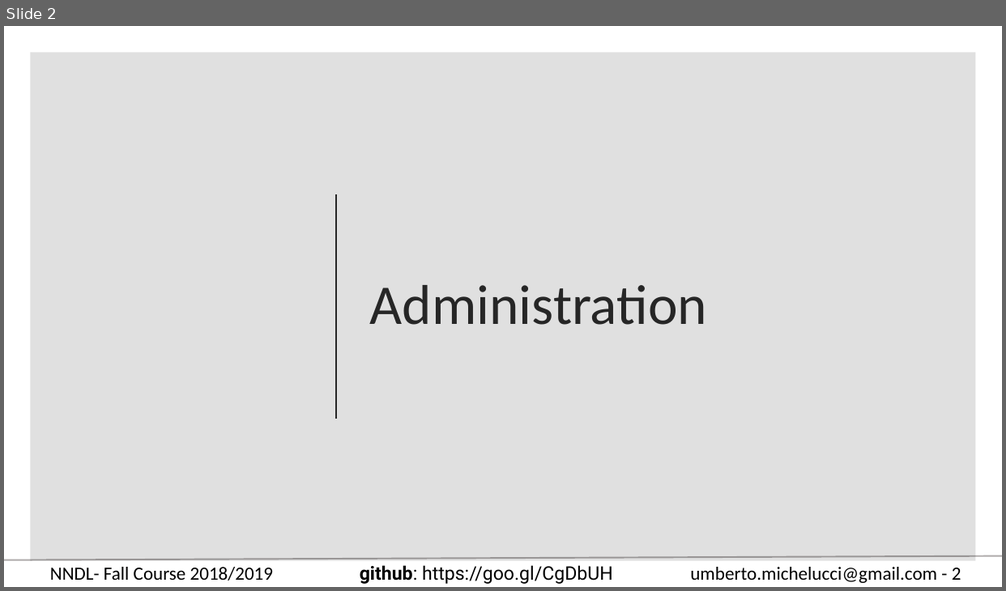
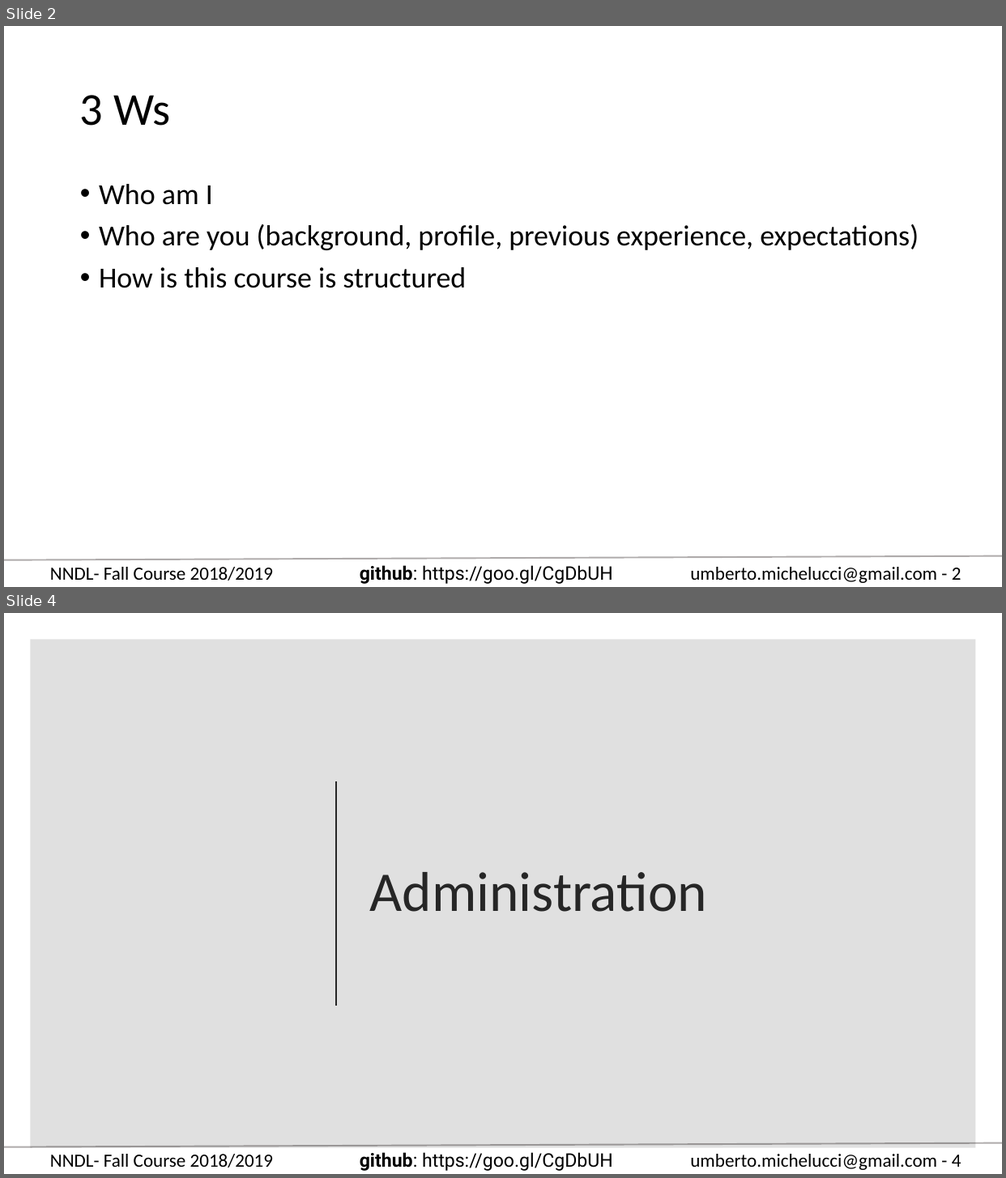
Before and after one commit to toelt-llc/COURSE-zhaw-dlcourse-spring2019, a slide deck: Week 1 - Mathematic introduction/NNDL - Fall 18 Week 1 - Administration and basics.pptx. Shown one above the other, each under a label of ours: slide 2 before the commit, slides 2 and 4 after it; the slides between them are not shown. The pictures are 1006x591 and 1006x1178 pixels, drawn with LibreOffice and Linux fonts; fonts in the diff are those of the drawing. Boxes give left, top, right and bottom in pixels: in the first picture for what was removed or moved away, otherwise in the second. Text is boxed around its words. In the diff, an @@ line names an element or a change of style, - is before the commit and + after.

```diff
--- a/Week 1 - Mathematic introduction/NNDL - Fall 18 Week 1 - Administration and basics.pptx
+++ b/Week 1 - Mathematic introduction/NNDL - Fall 18 Week 1 - Administration and basics.pptx
@@ slide 2 added at [4,26,1002,587], background #FFFFFF; not listed: 4 template elements that a slide beside it also shows @@
@@ title added at [80,95,170,126], 44 pt, text #000000 @@
+3 Ws
@@ text added at [99,184,918,288], 28 pt, text #000000 @@
+• Who am I
+• Who are you (background, profile, previous experience, expectations)
+• How is this course is structured
@@ what was slide 2 is now slide 4 @@
@@ text at [690,1154,961,1170]: text changed @@
-umberto.michelucci@gmail.com - 2
+umberto.michelucci@gmail.com - 4
```
Also in this commit, not shown: 1 slide changed, 2 other slides added, 6 other files.
